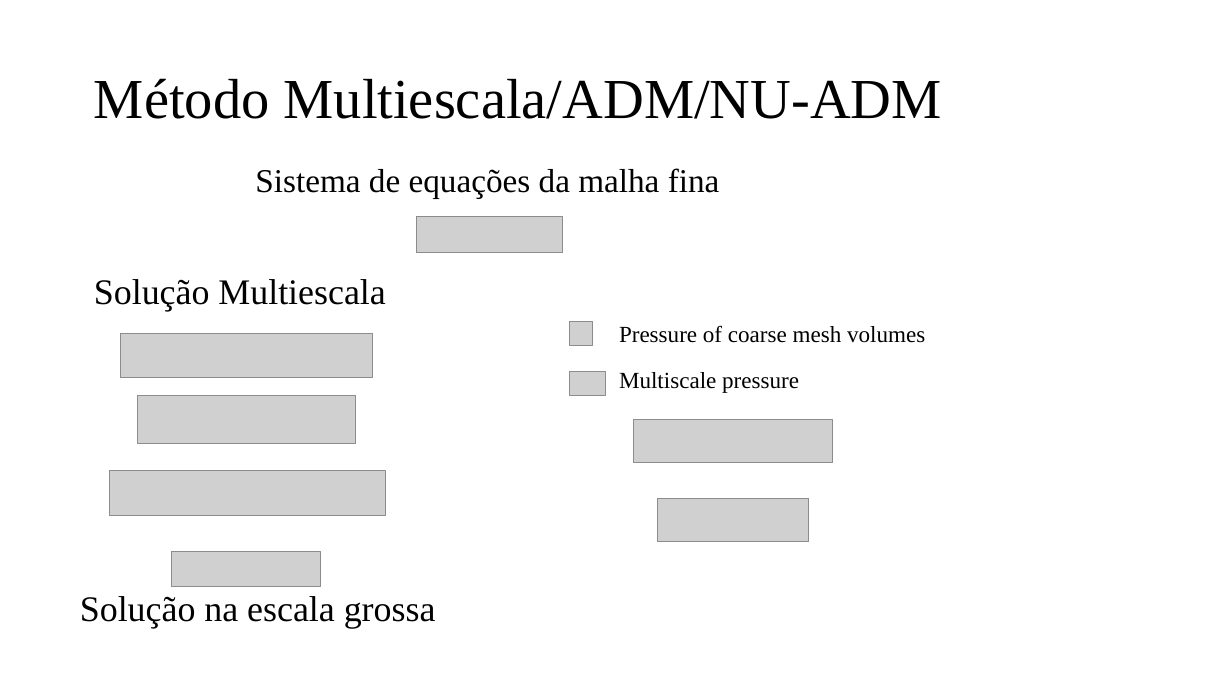
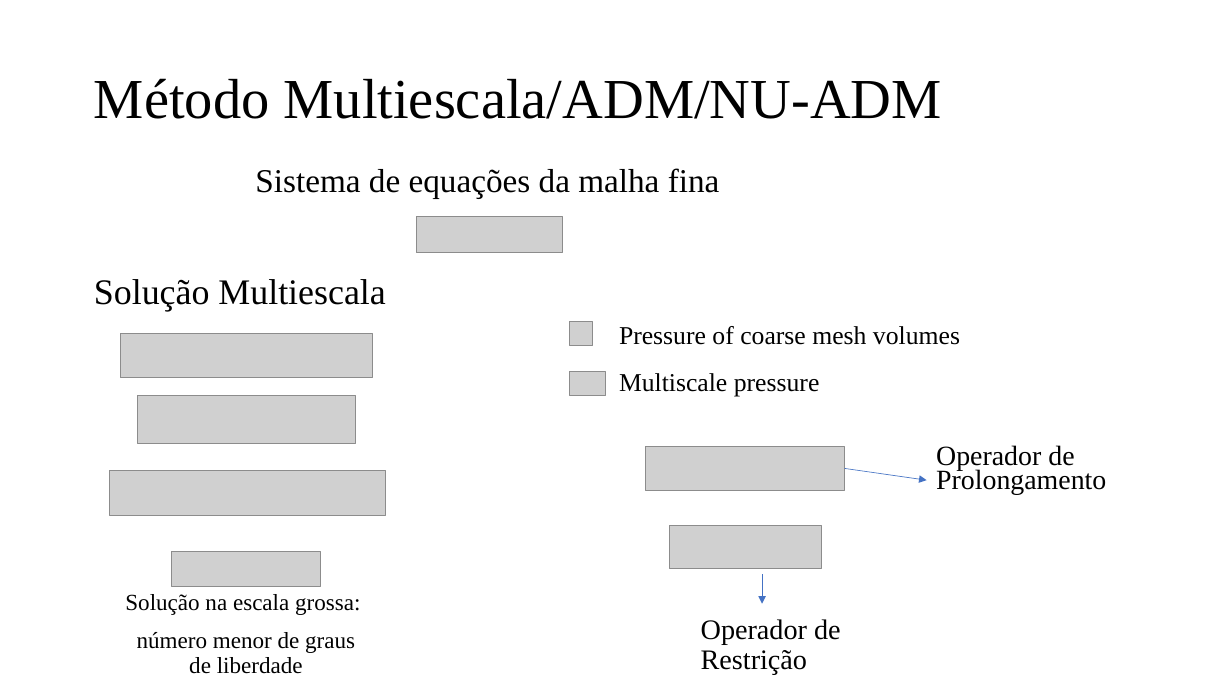
Before and after one commit to jpra2/matlab_mestrado, a slide deck: slide 11 of eds2/Apresentação EDS II.pptx (slide 8 before the commit). Drawn at 1232x693 pixels with LibreOffice and Linux fonts; fonts in the diff are those of the drawing; grey boxes stand for pictures. Boxes give left, top, right and bottom in pixels: in the first picture for what was removed or moved away, otherwise in the second. Text is boxed around its words. In the diff, an @@ line names an element or a change of style, - is before the commit and + after.

Commit message:
update

```diff
--- a/eds2/Apresentação EDS II.pptx
+++ b/eds2/Apresentação EDS II.pptx
@@ text "Pressure of coarse mesh volumes" at bbox=[619, 326, 960, 345]: size 18 to 20 pt @@
@@ text "Multiscale pressure" at bbox=[619, 373, 820, 397]: size 18 to 20 pt @@
@@ picture: place and size @@
-picture at bbox=[633, 420, 833, 463]
+picture at bbox=[646, 447, 846, 491]
@@ text added at bbox=[936, 445, 1106, 495], 21.7 pt, text #000000 @@
+Operador de Prolongamento
@@ arrow added from (845, 469) to (927, 481), #4472C4 0.5 pt @@
@@ picture: place and size @@
-picture at bbox=[657, 498, 809, 542]
+picture at bbox=[669, 526, 821, 569]
@@ text at bbox=[125, 594, 360, 674]: text changed; size 28 to 18 pt @@
-Solução na escala grossa
+Solução na escala grossa:
+número menor de graus de liberdade
@@ arrow added from (762, 574) to (762, 604), #4472C4 0.5 pt @@
@@ text added at bbox=[701, 619, 841, 675], 22 pt, text #000000 @@
+Operador de Restrição
```
Also in this commit, not shown: 3 other slides changed, 28 slides added.
